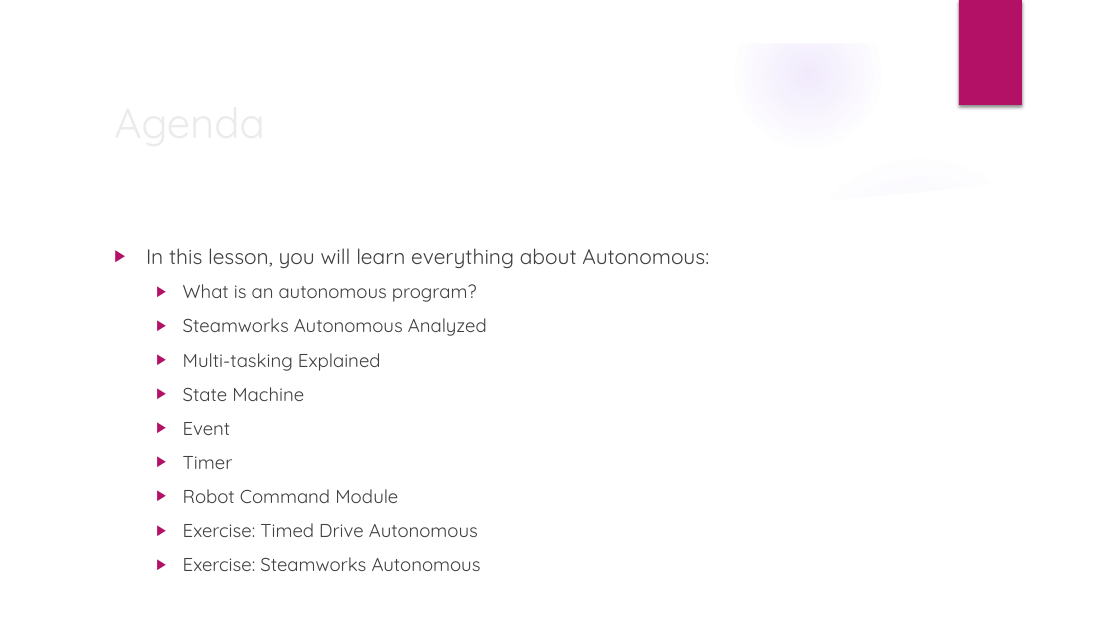
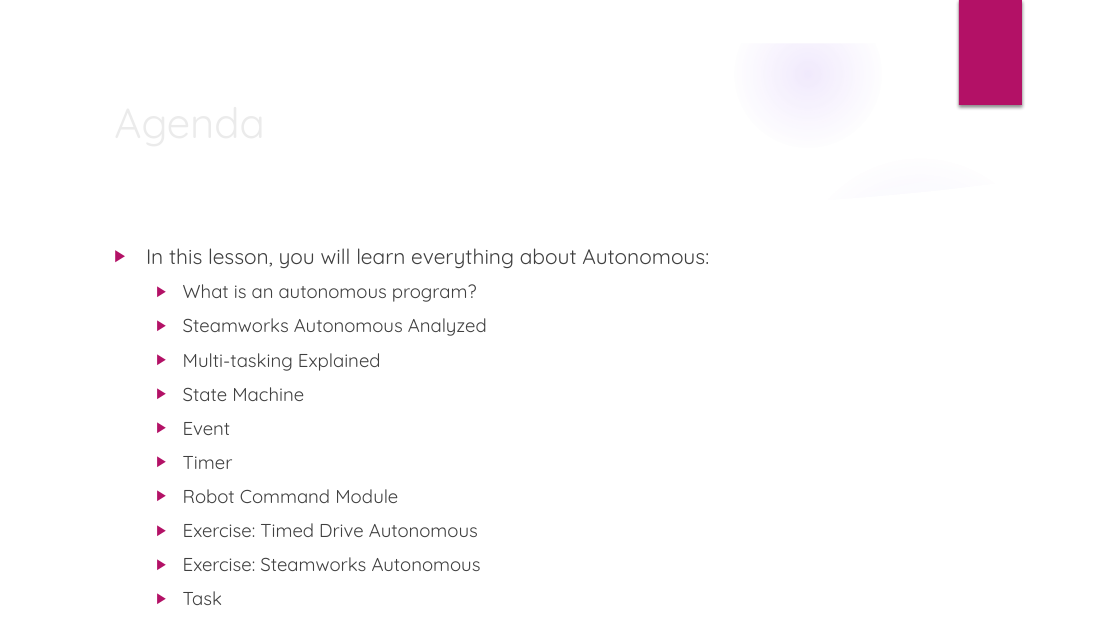
Before and after one commit to trc492/FrcProgrammingClass, a slide deck: slide 2 of Lesson7/AdvancedRoboticsLesson7.pptx. Drawn at 1120x630 pixels with LibreOffice and Linux fonts; fonts in the diff are those of the drawing; background and template pictures are left out. Boxes give left, top, right and bottom in pixels: in the first picture for what was removed or moved away, otherwise in the second. Text is boxed around its words. In the diff, an @@ line names an element or a change of style, - is before the commit and + after.

```diff
--- a/Lesson7/AdvancedRoboticsLesson7.pptx
+++ b/Lesson7/AdvancedRoboticsLesson7.pptx
@@ text at [183, 591, 222, 605]: paragraph added @@
+  ▶ Task
```
Also in this commit, not shown: 1 other slide changed, 5 slides added.
